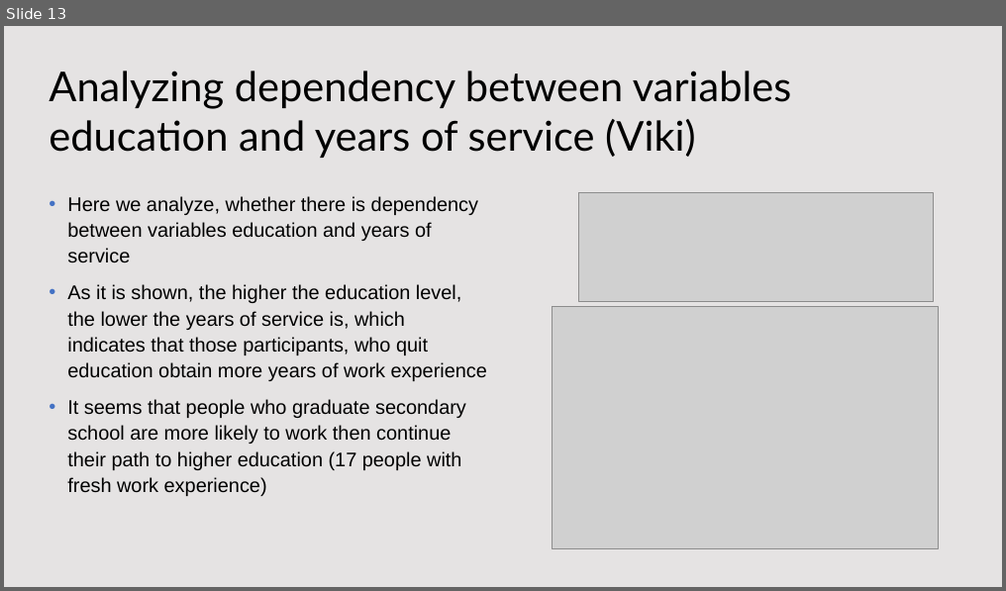
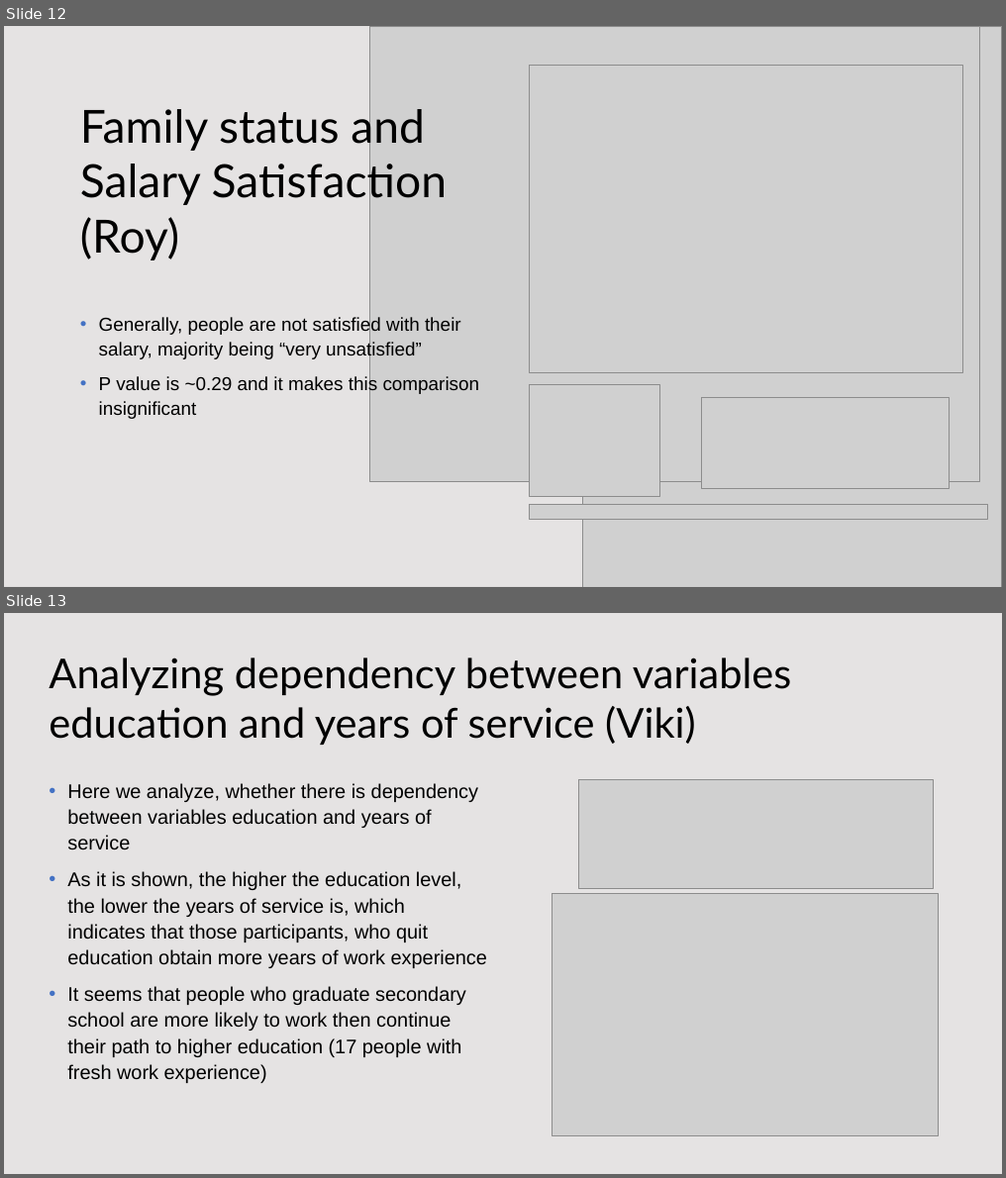
Before and after one commit to KatieRJ/BigDataProject, a slide deck: BigDataProject presentation.pptx. Shown one above the other, each under a label of ours: slide 13 before the commit, slides 12 and 13 after it. The pictures are 1006x591 and 1006x1178 pixels, drawn with LibreOffice and Linux fonts; fonts in the diff are those of the drawing; grey boxes stand for pictures; background and template pictures are left out. Boxes give left, top, right and bottom in pixels: in the first picture for what was removed or moved away, otherwise in the second. Text is boxed around its words. In the diff, an @@ line names an element or a change of style, - is before the commit and + after.

```diff
--- a/BigDataProject presentation.pptx
+++ b/BigDataProject presentation.pptx
@@ slide 12 added at bbox=[4, 26, 1002, 587], background #FFFFFF @@
@@ rectangle added at bbox=[4, 26, 1002, 587], fill #FFFFFF, outline #F2F2F2 1 pt @@
@@ rectangle added at bbox=[4, 26, 1002, 587], fill #DBD8D8 at 70% opacity @@
@@ picture added at bbox=[369, 26, 980, 481] @@
@@ picture added at bbox=[583, 26, 1002, 587] @@
@@ picture added at bbox=[530, 65, 963, 373] @@
@@ title added at bbox=[80, 103, 447, 261], 44 pt, text #000000 @@
+Family status and Salary Satisfaction (Roy)
@@ text added at bbox=[99, 316, 480, 419], 18 pt, text #000000 @@
+• Generally, people are not satisfied with their salary, majority being “very unsatisfied”
+• P value is ~0.29 and it makes this comparison insignificant
@@ picture added at bbox=[530, 384, 660, 497] @@
@@ picture added at bbox=[702, 397, 949, 488] @@
@@ picture added at bbox=[530, 504, 988, 519] @@
```
Also in this commit, not shown: 1 slide removed, 1 other file.
